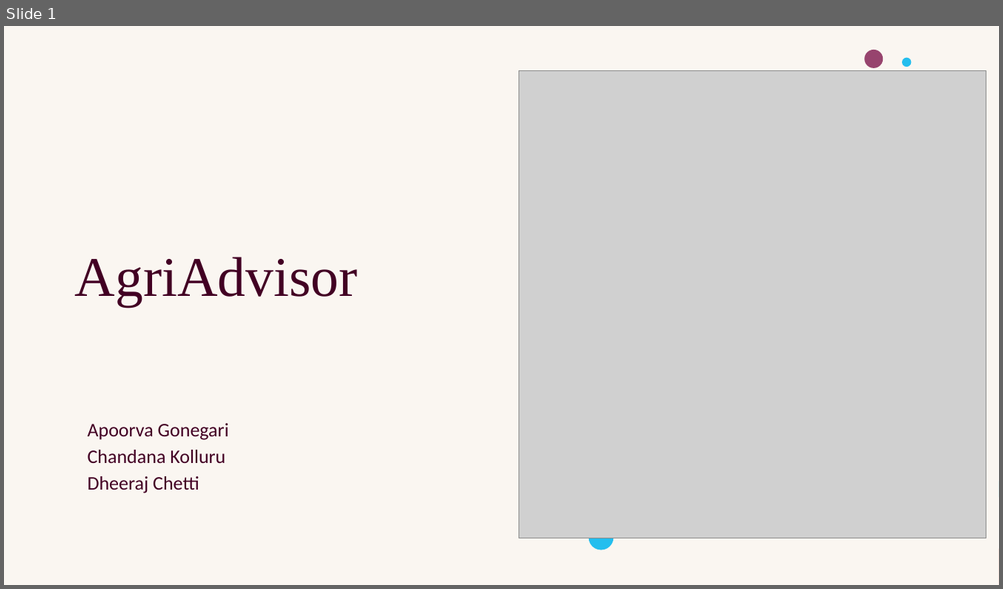
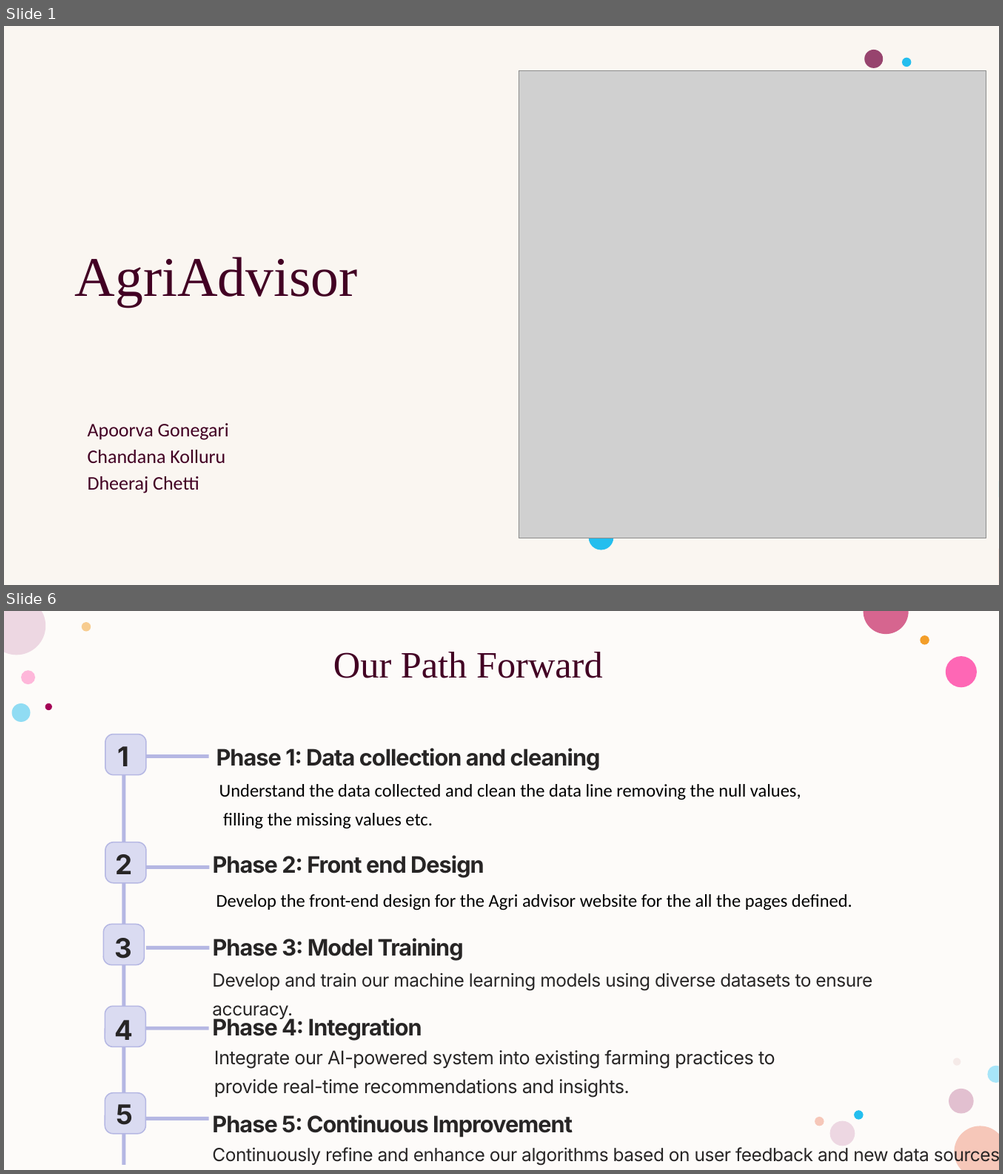
Before and after one commit to chandana341/DSCapstone, a slide deck: AgriAdvisor.pptx. Shown one above the other, each under a label of ours: slide 1 before the commit, slides 1 and 6 after it; the slides between them are not shown. The pictures are 1003x589 and 1003x1174 pixels, drawn with LibreOffice and Linux fonts; fonts in the diff are those of the drawing; grey boxes stand for pictures; background and template pictures are left out. Boxes give left, top, right and bottom in pixels: in the first picture for what was removed or moved away, otherwise in the second. Text is boxed around its words. In the diff, an @@ line names an element or a change of style, - is before the commit and + after.

```diff
--- a/AgriAdvisor.pptx
+++ b/AgriAdvisor.pptx
@@ slide 6 added at [4, 611, 999, 1170], background #FFFFFF; not listed: 4 template elements that a slide beside it also shows @@
@@ rectangle added at [4, 611, 999, 1170], fill #FDFBF9 @@
@@ title added at [333, 652, 603, 678], 36 pt, text #420023 @@
+Our Path Forward
@@ group added at [11, 622, 977, 1146]: 11 ellipses @@
@@ rounded rectangle added at [105, 734, 147, 775], fill #DADBF1, outline #B5B7E3 1.09 pt @@
@@ rectangle added at [122, 734, 125, 1165], fill #B5B7E3 @@
@@ text added at [118, 746, 130, 766], 26.2 pt, text #272525, bold @@
+1
@@ rectangle added at [145, 755, 208, 759], fill #B5B7E3 @@
@@ text added at [216, 748, 600, 770], 21.9 pt, text #272525, bold @@
+Phase 1: Data collection and cleaning
@@ text added at [219, 784, 801, 829], 17.5 pt, text #000000 @@
+Understand the data collected and clean the data line removing the null values,
+filling the missing values etc.
@@ rounded rectangle added at [105, 843, 147, 883], fill #DADBF1, outline #B5B7E3 1.09 pt @@
@@ text added at [115, 854, 132, 874], 26.2 pt, text #272525, bold @@
+2
@@ rectangle added at [146, 866, 209, 869], fill #B5B7E3 @@
@@ text added at [213, 855, 484, 878], 21.9 pt, text #272525, bold @@
+Phase 2: Front end Design
@@ text added at [216, 894, 852, 911], 17.5 pt, text #000000 @@
+Develop the front-end design for the Agri advisor website for the all the pages defined.
@@ rounded rectangle added at [103, 924, 145, 965], fill #DADBF1, outline #B5B7E3 1.09 pt @@
@@ text added at [115, 938, 133, 959], 26.2 pt, text #272525, bold @@
+3
@@ text added at [213, 938, 464, 961], 21.9 pt, text #272525, bold @@
+Phase 3: Model Training
@@ rectangle added at [146, 946, 209, 950], fill #B5B7E3 @@
@@ text added at [212, 973, 872, 991], 17.5 pt, text #272525 @@
+Develop and train our machine learning models using diverse datasets to ensure accuracy.
@@ rounded rectangle added at [105, 1006, 146, 1048], fill #DADBF1, outline #B5B7E3 1.09 pt @@
@@ text added at [114, 1020, 133, 1040], 26.2 pt, text #272525, bold @@
+4
@@ rectangle added at [145, 1027, 208, 1031], fill #B5B7E3 @@
@@ text added at [212, 1016, 422, 1040], 21.9 pt, text #272525, bold @@
+Phase 4: Integration
@@ text added at [214, 1051, 775, 1098], 18 pt, text #272525 @@
+Integrate our AI-powered system into existing farming practices to provide real-time recommendations and insights.
@@ rounded rectangle added at [105, 1093, 146, 1135], fill #DADBF1, outline #B5B7E3 1.09 pt @@
@@ text added at [116, 1105, 134, 1125], 26.2 pt, text #272525, bold @@
+5
@@ rectangle added at [145, 1118, 208, 1122], fill #B5B7E3 @@
@@ text added at [212, 1115, 572, 1138], 21.9 pt, text #272525, bold @@
+Phase 5: Continuous Improvement
@@ text added at [212, 1147, 999, 1166], 17.5 pt, text #272525 @@
+Continuously refine and enhance our algorithms based on user feedback and new data sources.
```
Also in this commit, not shown: 4 slides changed, 3 other slides added.
